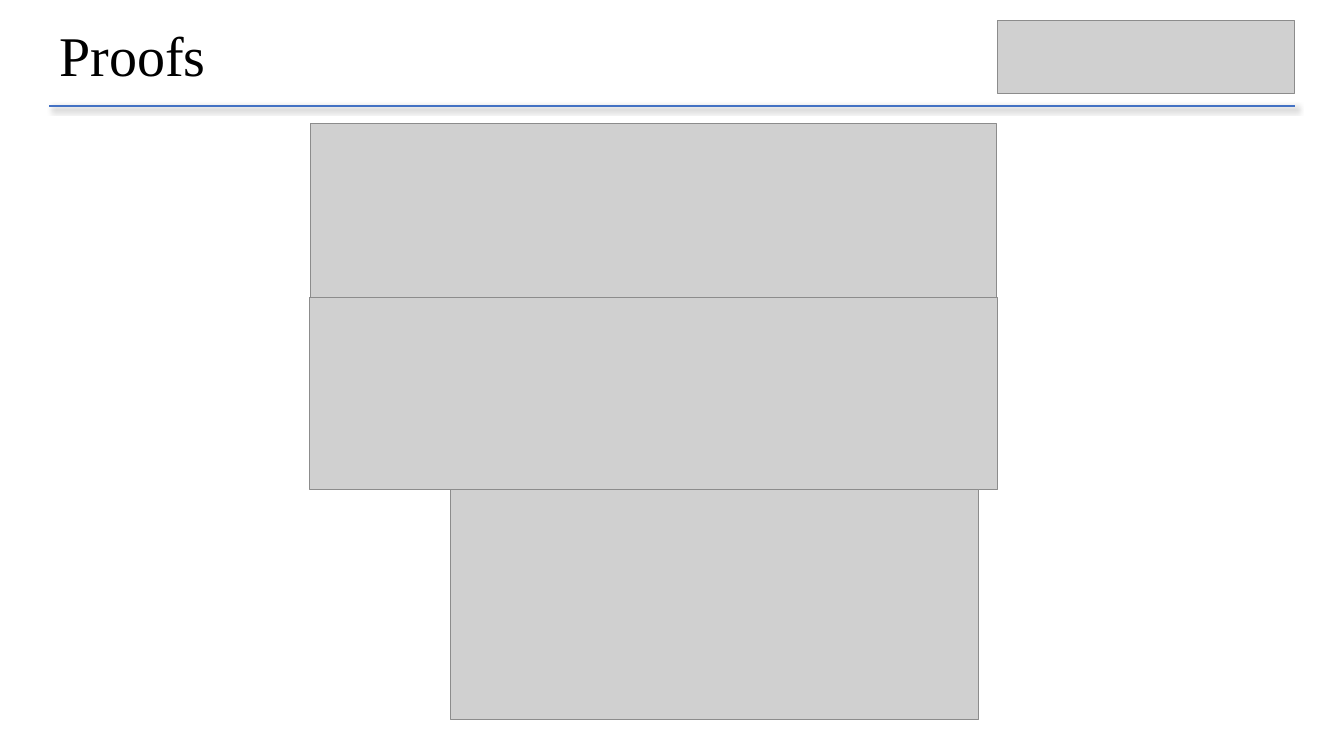
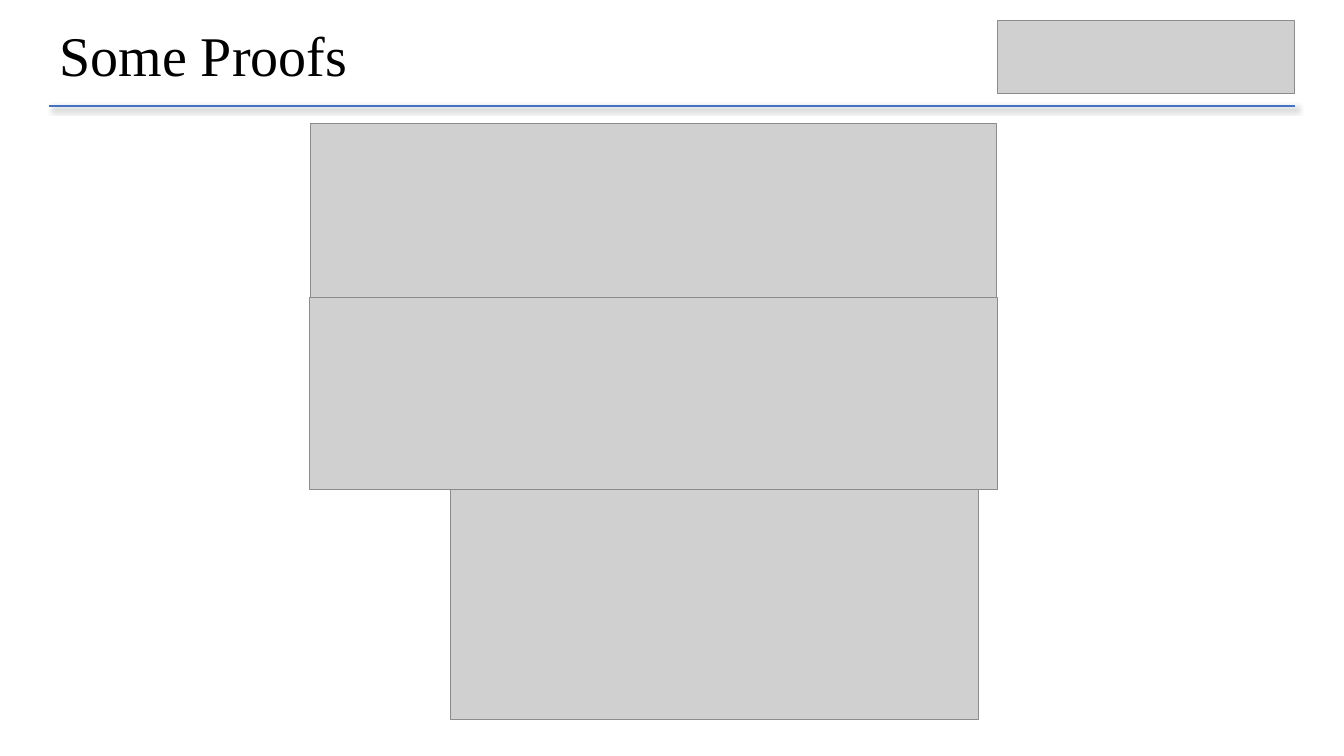
Before and after one commit to chenxlong3/DSAA5002_project, a slide deck: slide 6 of presentation/sketch_IM.pptx. Drawn at 1344x756 pixels with LibreOffice and Linux fonts; fonts in the diff are those of the drawing; grey boxes stand for pictures. Boxes give left, top, right and bottom in pixels: in the first picture for what was removed or moved away, otherwise in the second. Text is boxed around its words. In the diff, an @@ line names an element or a change of style, - is before the commit and + after.

```diff
--- a/presentation/sketch_IM.pptx
+++ b/presentation/sketch_IM.pptx
@@ text at [60,36,347,77]: text changed @@
-Proofs
+Some Proofs
```
Also in this commit, not shown: 7 other slides changed, 1 slide added, 14 other files.
